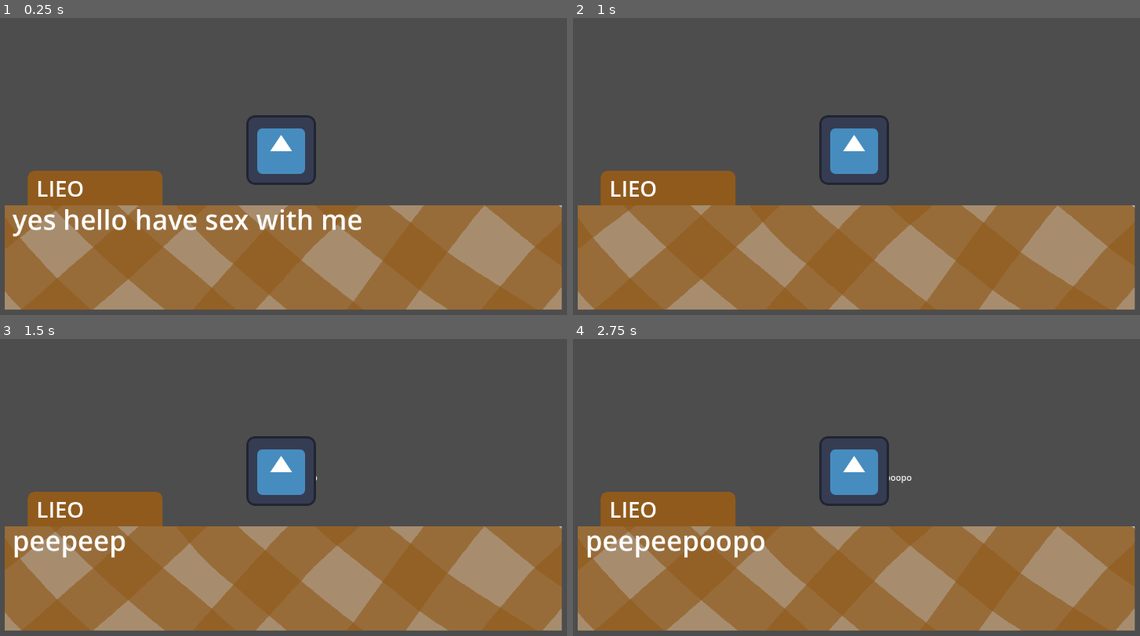
Above: before the commit, frames 1-4 (two rows, left to right).
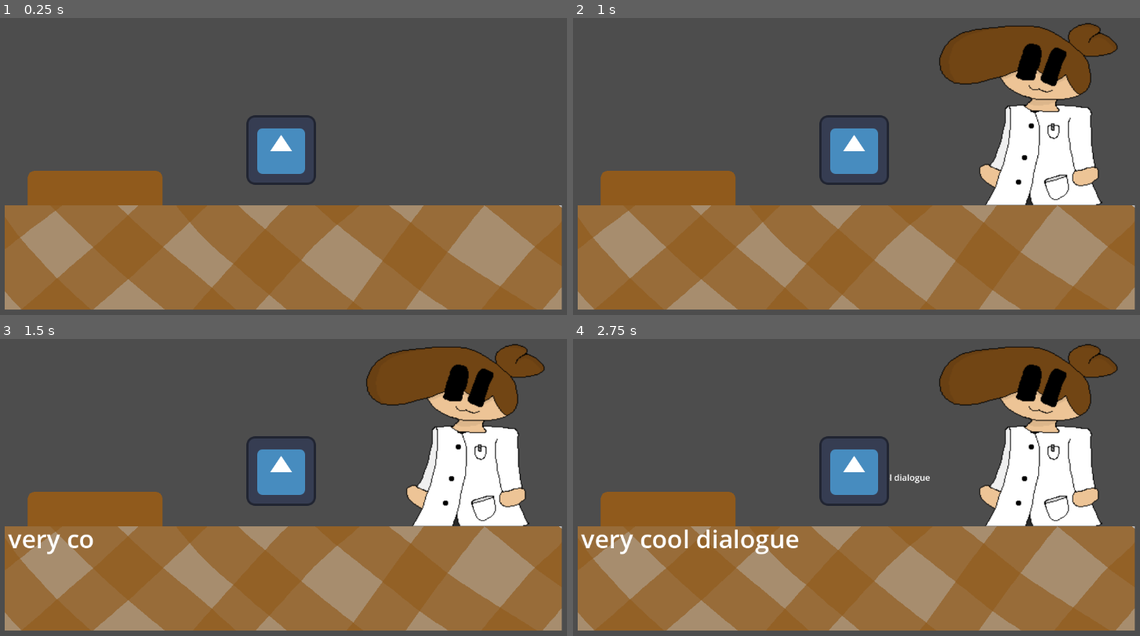
Above: after the commit, the same moments.

Repository: DrSpyros/BreadDatingSimulator
Game: Godot game, scene res://player.tscn
Same seed, same stepped clock (60 frames per second), same inputs: the game is played once before the commit and once after it. The engine's default icon, where the game draws it, is replaced by a stand-in: a white triangle on a blue panel in a dark square.
Inputs:
- Up to frame 1 (0.25 s): no input
- Up to frame 2 (1 s): tap Enter at 0.5 s
- Up to frame 3 (1.5 s): no input
- Up to frame 4 (2.75 s): no input

The runs differ from the first frame. In frame 1, 1.9% of the frame differs, in the area x 2-64%, y 54-74%; in frame 2, 12%; in frame 3, 12%; in frame 4, 13%, in the area x 1-97%, y 1-74%.

Commit message:
Improved dialogue
- Made Dialogue Text not clip out of the Text Box
- Added function parameters for Character Name and Pose
- First Character (dialogue) Sprite, DrSpyros

Diff:
--- /dev/null
+++ b/Scenes/Player Scenes/Dialogue.tscn
@@ -0,0 +1,44 @@
+[gd_scene load_steps=4 format=3 uid="uid://d4hwsc226hdq8"]
+
+[ext_resource type="Script" path="res://Scripts/Game Scripts/Dialogue.gd" id="1_fnd5i"]
+[ext_resource type="Texture2D" uid="uid://dotgry8kyqlpc" path="res://Images/DialogueBox.png" id="2_h2tyv"]
+[ext_resource type="Script" path="res://Scripts/Game Scripts/SetDialogueTexture.gd" id="3_cagfo"]
+
+[node name="Dialogue" type="Control"]
+layout_mode = 3
+anchors_preset = 15
+anchor_right = 1.0
+anchor_bottom = 1.0
+grow_horizontal = 2
+grow_vertical = 2
+
+[node name="Dialoguebox" type="Sprite2D" parent="."]
+position = Vector2(582, 465)
+texture = ExtResource("2_h2tyv")
+
+[node name="DialogueBox" type="Label" parent="."]
+layout_mode = 0
+offset_left = 76.0
+offset_top = 391.0
+offset_right = 1091.0
+offset_bottom = 604.0
+theme_override_font_sizes/font_size = 46
+autowrap_mode = 3
+script = ExtResource("1_fnd5i")
+
+[node name="DialogueName" type="Label" parent="DialogueBox"]
+layout_mode = 0
+offset_left = 44.0
+offset_top = -50.0
+offset_right = 270.0
+offset_bottom = 6.0
+theme_override_font_sizes/font_size = 40
+vertical_alignment = 1
+uppercase = true
+
+[node name="Sprite2D" type="Sprite2D" parent="DialogueBox"]
+position = Vector2(809, -183)
+scale = Vector2(1.568, 1.5)
+script = ExtResource("3_cagfo")
+
+[connection signal="SetTexture" from="DialogueBox" to="DialogueBox/Sprite2D" method="_on_dialogue_box_set_texture"]
--- /dev/null
+++ b/Scenes/Player Scenes/player.tscn
@@ -0,0 +1,26 @@
+[gd_scene load_steps=5 format=3 uid="uid://dcqytjfwu18cv"]
+
+[ext_resource type="Script" path="res://Scripts/Player Scripts/PlayerMovement.gd" id="1_bxfs1"]
+[ext_resource type="Texture2D" uid="uid://capv0avoypomb" path="res://icon.svg" id="2_2d7x5"]
+[ext_resource type="PackedScene" uid="uid://d4hwsc226hdq8" path="res://Dialogue.tscn" id="3_0esk3"]
+
+[sub_resource type="RectangleShape2D" id="RectangleShape2D_s8hce"]
+size = Vector2(129, 129)
+
+[node name="Player" type="CharacterBody2D"]
+script = ExtResource("1_bxfs1")
+
+[node name="Sprite2D" type="Sprite2D" parent="."]
+texture = ExtResource("2_2d7x5")
+
+[node name="Camera2D" type="Camera2D" parent="."]
+
+[node name="CollisionShape2D" type="CollisionShape2D" parent="."]
+position = Vector2(0.5, 0.5)
+shape = SubResource("RectangleShape2D_s8hce")
+
+[node name="Dialogue" parent="." instance=ExtResource("3_0esk3")]
+offset_left = -578.0
+offset_top = -299.0
+offset_right = -578.0
+offset_bottom = -299.0
--- a/Scripts/Game Scripts/Autoload.gd
+++ b/Scripts/Game Scripts/Autoload.gd
@@ -1,8 +1,7 @@
 extends Script
 
-var Characters = {
+var CharacterGenders = {
 	#true = male, false = female
-	#all characters are depicted as 18+ and not hot children
 	"DrSpyros": true, #Hot principal
 	"wolel": false, #Hot teacher
 	"lieo": true, #The only one with a girlfriend
@@ -12,6 +11,7 @@
 	"Adam": true, #The one with a giant dick
 	"botorfj": false, #The nerd quiet, also small balls,
 	"endie": true, #Big black dude
-	"Gambinho": false #She didnt specify
-
+	"Gambinho": false, #She didnt specify
+	"Johnathium Stepbrorious": true, #That one weird Janitor
+	"Theo": true #Mark's Step-Bro
 }
--- a/Scripts/Game Scripts/Dialogue.gd
+++ b/Scripts/Game Scripts/Dialogue.gd
@@ -1,14 +1,21 @@
 extends Label
 
 @onready var TextBox = self
-@onready var Name = $DialogueName
+@onready var NameBox = $DialogueName
+@onready var SpriteBox = $Sprite2D
+signal SetTexture(CharTexture)
 
 func _ready():
 	await get_tree().create_timer(1).timeout
-	SendDialogue("peepeepoopoo")
+	SendDialogue("very cool dialogue", "DrSpyros", "Neutral")
 
-func SendDialogue(DialogueText):
+func SendDialogue(DialogueText, Name, State):
+	NameBox = Name
+	var CharTexture = "res://Images/CharacterSprites/" + str(Name) + "/" + str(State) + ".png"
+	emit_signal("SetTexture", CharTexture)
 	for Index in DialogueText.length():
 		var CutText = DialogueText.erase(Index, DialogueText.length())
-		text = CutText
+		self.text = CutText
 		await get_tree().create_timer(0.05).timeout
+
+	self.text = DialogueText
--- /dev/null
+++ b/Scripts/Game Scripts/SetDialogueTexture.gd
@@ -0,0 +1,6 @@
+extends Sprite2D
+
+func _on_dialogue_box_set_texture(CharTexture):
+	var LoadedCharTexture = load(CharTexture)
+	print(CharTexture)
+	texture = LoadedCharTexture
Binary file added: Images/CharacterSprites/DrSpyros/Neutral.png
Not shown, added: Images/CharacterSprites/DrSpyros/Neutral.png.import
